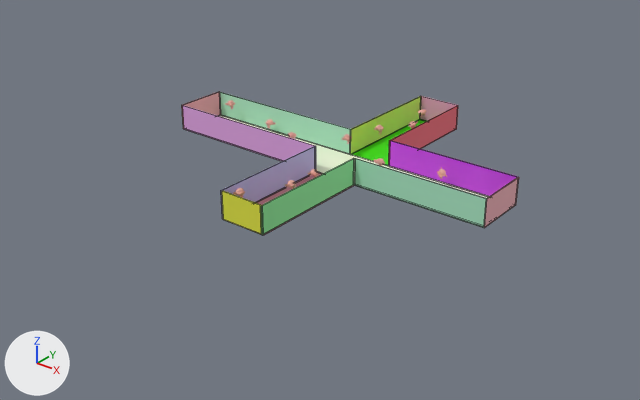
The Blender file untitled.blend, before and after one commit.
Camera for both pictures: a 50 mm lens placed at (87.9, -140.1, 76.7), pointed at (-20.0, -5.2, -6.9). Lighting does not change. The marker at lower left points along +X, +Y and +Z. Mesh edges are drawn as thin lines on the coarser meshes.

The scene before the commit, as lines of its bpy script (objects in view):
```python
me_cube_002 = bpy.data.meshes.new('Cube.002')
me_cube_002.from_pydata(...)  # a box spanning x -1.0..1.0, y -1.0..1.0, z -1.0..1.0
me_cube_002.materials.append(mat_material_002)  # purple #c73be7
# before: 0 (-1.0, -1.0, -1.0) at pixel (389, 166), 1 (-1.0, -1.0, 1.0) at pixel (390, 140), 2 (-1.0, 1.0, -1.0) at pixel (389, 166), 3 (-1.0, 1.0, 1.0) at pixel (390, 140), 4 (1.0, -1.0, -1.0) at pixel (515, 205)
# before: 5 (1.0, -1.0, 1.0) at pixel (518, 177), 6 (1.0, 1.0, -1.0) at pixel (515, 204), 7 (1.0, 1.0, 1.0) at pixel (518, 176)
me_cube_008 = bpy.data.meshes.new('Cube.008')
me_cube_008.from_pydata(...)  # a box spanning x -1.0..1.0, y -1.0..1.0, z -1.0..1.0
me_cube_008.materials.append(mat_material_009)  # green #abe7c5
# before: 0 (-1.0, -1.0, -1.0) at pixel (354, 185), 1 (-1.0, -1.0, 1.0) at pixel (354, 158), 2 (-1.0, 1.0, -1.0) at pixel (355, 185), 3 (-1.0, 1.0, 1.0) at pixel (355, 158), 4 (1.0, -1.0, -1.0) at pixel (483, 227)
# before: 5 (1.0, -1.0, 1.0) at pixel (486, 198), 6 (1.0, 1.0, -1.0) at pixel (484, 227), 7 (1.0, 1.0, 1.0) at pixel (487, 198)
me_cube_012 = bpy.data.meshes.new('Cube.012')
me_cube_012.from_pydata(...)  # a box spanning x -1.0..1.0, y -1.0..1.0, z -1.0..1.0
me_cube_012.materials.append(mat_material_020)  # green #c2e724
ob_cube_002 = bpy.data.objects.new('Cube.002', me_cube_002)
ob_cube_002.location = (5.1, 6.1, 2.9)
ob_cube_002.scale = (15.0, 0.1, 3.0)
ob_cube_008 = bpy.data.objects.new('Cube.008', me_cube_008)
ob_cube_008.location = (5.0, -6.2, 2.9)
ob_cube_008.scale = (15.0, 0.1, 3.0)
ob_cube_011 = bpy.data.objects.new('Cube.011', me_cube_012)
ob_cube_011.location = (-20.4, 20.1, 3.0)
ob_cube_011.scale = (0.1, 14.2, 2.95)
# also in view: 'Cube.009' at (-10.2, -20.5, 3.0); 'Cube' at (-20.2, -0.1, 0.0); 'Cube.010' at (-15.2, -34.2, 3.0); 'Cube.003' at (20.0, -0.1, 2.9); 'Cube.013' at (-40.5, -6.3, 3.0)
```
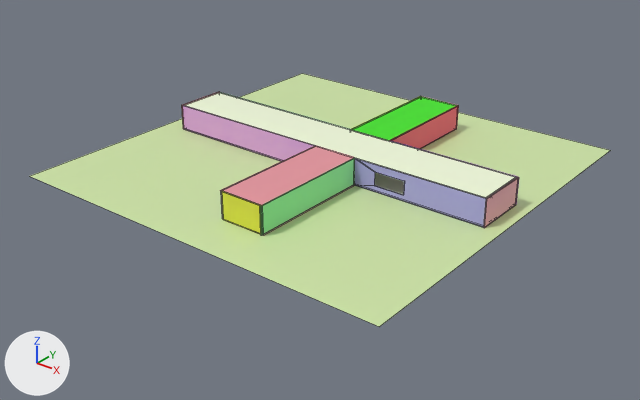
What changed in the scene script:
```text
Add mat_material_003:
    mat_material_003 = principled_material('Material.003')
    mat_material_003.base_color = (0.43, 0.389, 0.8)  # blue #afa8e7
Change me_cube_002:
    where me_cube_002.from_pydata(...)  # 8 vertices, 6 faces; spans x -1.0..1.0, y -1.0..1.0, z -1.0..1.0
    used by ob_cube_002; location = (5.1, 6.1, 2.9); scale = (15.0, 0.1, 3.0)
    verts and faces of me_cube_002; kept vertices keep their numbers, new ones are numbered from 8
    me_cube_002 part 1
    add delete_faces([(2, 3, 7, 6), (0, 4, 5, 1)])
    add verts[8] = (-0.66, 1.0, -0.57)
    add verts[9] = (-0.66, 1.0, 0.43)
    add verts[10] = (-0.66, -1.0, 0.43)
    add verts[11] = (-0.66, -1.0, -0.57)
    add for new, old in zip([*range(12, 16)], [*range(8, 12)]): verts[new] = verts[old] + (0.46, 0.0, 0.0)
    add faces += [(2, 3, 9, 8), (2, 8, 12, 13, 9, 3, 7, 6), (0, 11, 10, 1), (0, 4, 5, 1, 10, 14, 15, 11), (8, 9, 10, 11), (12, 15, 14, 13)]
    add faces += [(8, 11, 15, 12), (9, 13, 14, 10)]
Change me_cube_008:
    used by ob_cube_008; location = (5.0, -6.2, 2.9); scale = (15.0, 0.1, 3.0)
    verts and faces of me_cube_008; kept vertices keep their numbers, new ones are numbered from 8
    remove me_cube_008.from_pydata(...)  # 8 vertices, 6 faces; spans x -1.0..1.0, y -1.0..1.0, z -1.0..1.0
    add me_cube_008.from_pydata(...)  # 16 vertices, 12 faces; spans x -1.0..1.0, y -1.0..1.0, z -1.0..1.0
    me_cube_008 part 2
    add delete_faces([(2, 3, 7, 6), (0, 4, 5, 1)])
    add verts[8] = (-0.66, 1.0, -0.57)  # pixel (374, 185)
    add verts[9] = (-0.66, 1.0, 0.43)  # pixel (375, 171)
    add verts[10] = (-0.66, -1.0, 0.43)  # pixel (374, 172)
    add verts[11] = (-0.66, -1.0, -0.57)  # pixel (374, 185)
    add for new, old in zip([*range(12, 16)], [*range(8, 12)]): verts[new] = verts[old] + (0.46, 0.0, 0.0)
    add faces += [(2, 3, 9, 8), (2, 8, 12, 13, 9, 3, 7, 6), (0, 11, 10, 1), (0, 4, 5, 1, 10, 14, 15, 11), (8, 9, 10, 11), (12, 15, 14, 13)]
    add faces += [(8, 11, 15, 12), (9, 13, 14, 10)]
    me_cube_008 part 3: 4 faces spanning x -1.0..1.0, y -1.0..1.0, z -1.0..1.0 switch from mat_material_009 (green #abe7c5) to mat_material_003 (blue #afa8e7)
Add me_plane:
    me_plane.from_pydata([(-1.0, -1.0, 0.0), (1.0, -1.0, 0.0), (-1.0, 1.0, 0.0), (1.0, 1.0, 0.0)], [], [(0, 1, 3, 2)])
    me_plane.materials.append(mat_material_027)  # green #d1e7a9
Change ob_cube_008:
    ob_cube_008.scale: (15.0, 0.1, 3.0) -> (15.1, 0.1, 3.0)
Add ob_cube_017:
    ob_cube_017 = bpy.data.objects.new('Cube.017', me_cube_017)  # a box spanning x -1.0..1.0, y -1.0..1.0, z -1.0..1.0; in mat_material_029 (pink #e7969f)
    ob_cube_017.location = (-15.4, -20.2, 5.9)
    ob_cube_017.scale = (5.1, 14.2, 0.1)
Add ob_cube_016:
    ob_cube_016 = bpy.data.objects.new('Cube.016', me_cube_016)  # a box spanning x -1.0..1.0, y -1.0..1.0, z -1.0..1.0; in mat_material_028 (green #3ce70f)
    ob_cube_016.location = (-15.2, 20.0, 5.8)
    ob_cube_016.scale = (5.1, 14.1, 0.1)
Add ob_cube_015:
    ob_cube_015 = bpy.data.objects.new('Cube.015', me_cube_004)  # a box spanning x -1.0..1.0, y -1.0..1.0, z -1.0..1.0; in mat_material_001 (white #f6ffe0)
    ob_cube_015.location = (-20.3, -0.1, 5.8)
    ob_cube_015.scale = (40.0, 6.0, 0.1)
Add ob_plane:
    ob_plane = bpy.data.objects.new('Plane', me_plane)
    ob_plane.location = (-21.4, -0.2, -0.2)
    ob_plane.scale = (45.0, 45.0, 0.0)
```

Location of each change, [x1, y1, x2, y2] in pixels of the pictures (640 x 400 px):
'Plane', added (green)
    after: [30, 73, 611, 327]
'Cube.015', added
    after: [184, 92, 516, 198]
'Cube.008', reshaped, rescaled
    before: [354, 158, 487, 228]
    after: [354, 158, 487, 227]
'Cube.017', added (pink)
    after: [220, 145, 355, 205]
'Cube.002', reshaped
    before: [389, 141, 517, 196]
    after: [390, 140, 519, 204]
'Cube.016', added (green)
    after: [352, 97, 457, 140]
part 1 of me_cube_002, built on
    before: [389, 141, 517, 196]
    after: [392, 141, 519, 200]
part 2 of me_cube_008, built on
    before: [354, 159, 486, 228]
    after: [354, 158, 486, 227]
part 3 of me_cube_008, recoloured
    before: [355, 158, 487, 222]
    after: [359, 159, 487, 199]
'Cube.012', unchanged, covered by the edit
    before: [220, 92, 351, 154]
    after: [220, 92, 351, 130]
'Cube.004', unchanged, covered by the edit
    before: [221, 146, 316, 219]
    after: [221, 194, 223, 219]
'Cube', unchanged, covered by the edit
    before: [219, 115, 490, 198]
    after: [375, 172, 490, 198]
'Cube.011', unchanged, covered by the edit
    before: [350, 96, 421, 154]
    after: [351, 96, 421, 130]
